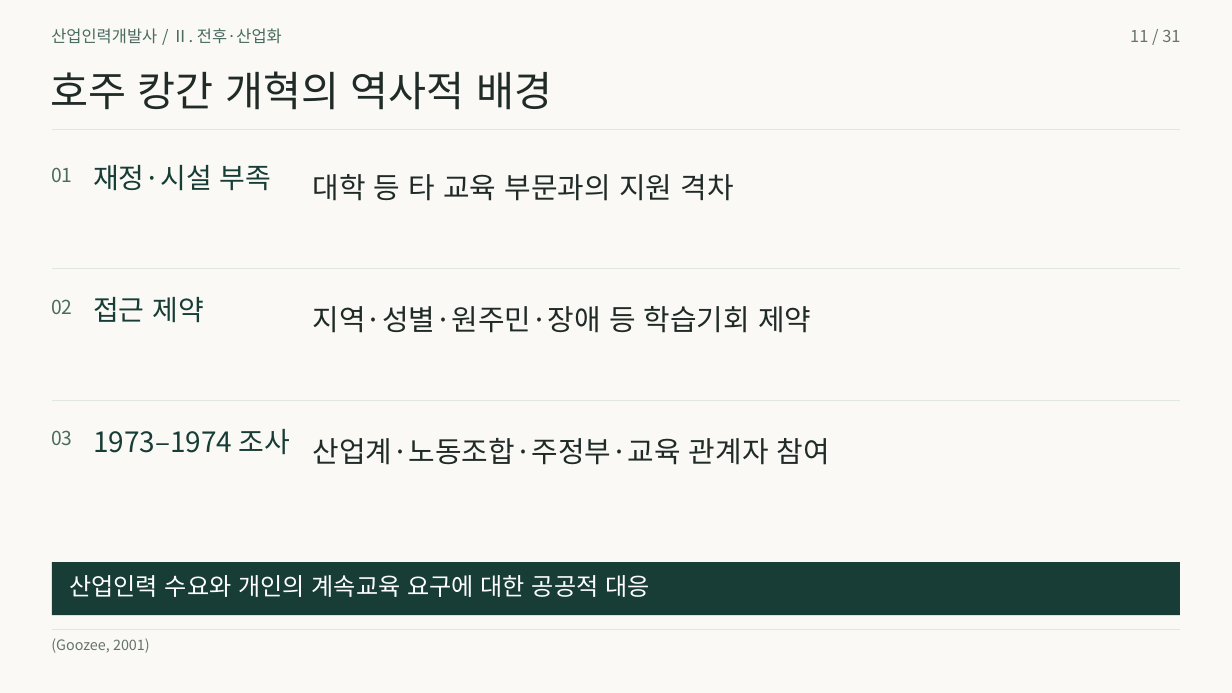
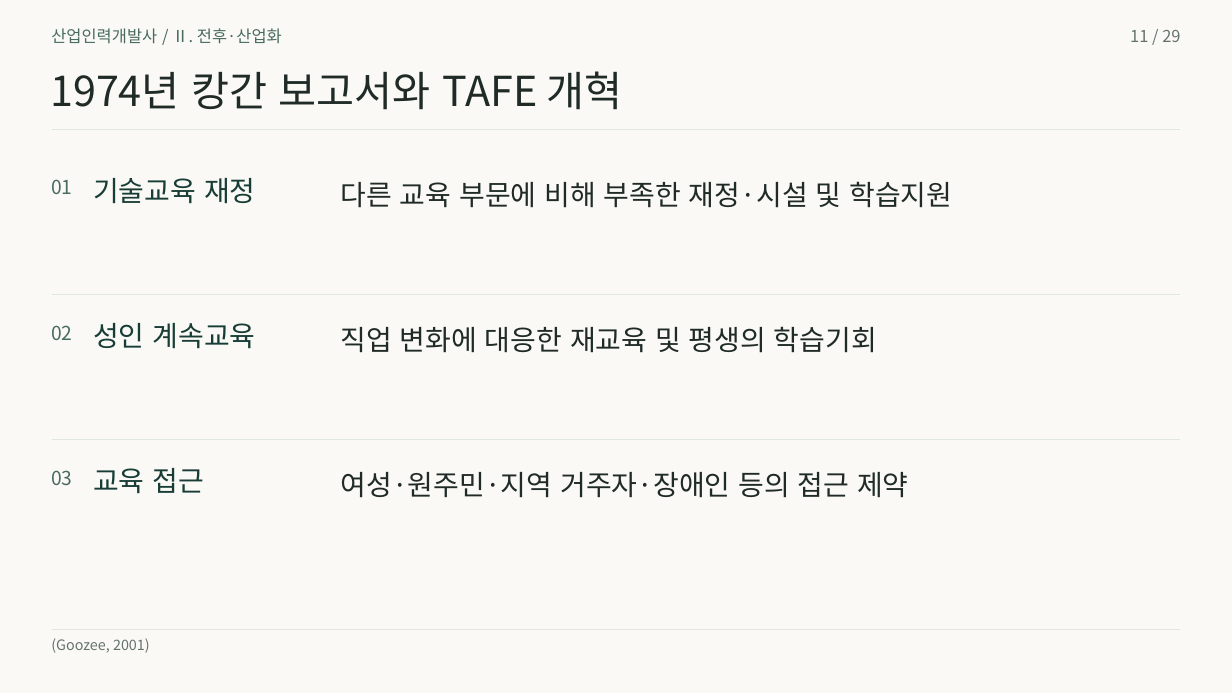
Before and after one commit to 01Chungee10/vet-history-rehearsal, a slide deck: slide 11 of au-cn-2026/presentation.pptx. Drawn at 1232x693 pixels with LibreOffice and Linux fonts; fonts in the diff are those of the drawing. Boxes give left, top, right and bottom in pixels: in the first picture for what was removed or moved away, otherwise in the second. Text is boxed around its words. In the diff, an @@ line names an element or a change of style, - is before the commit and + after.

```diff
--- a/au-cn-2026/presentation.pptx
+++ b/au-cn-2026/presentation.pptx
@@ text at [1130,30,1180,42]: text changed @@
-11 / 31
+11 / 29
@@ text at [50,71,623,110]: text changed @@
-호주 캉간 개혁의 역사적 배경
+1974년 캉간 보고서와 TAFE 개혁
@@ text "01": place and size @@
-text "01" at [51,167,72,182]
+text "01" at [51,179,72,194]
@@ text at [93,178,255,204]: text changed @@
-재정·시설 부족
+기술교육 재정
@@ text removed at [313,174,733,201] @@
-대학 등 타 교육 부문과의 지원 격차
@@ text added at [341,181,952,208], 21.8 pt, text #202B27 @@
+다른 교육 부문에 비해 부족한 재정·시설 및 학습지원
@@ freeform shape: place and size @@
-freeform shape at [52,269,1180,270]
+freeform shape at [52,295,1180,296]
@@ text removed at [93,297,204,323] @@
-접근 제약
@@ text "02": place and size @@
-text "02" at [51,299,72,314]
+text "02" at [51,325,72,340]
@@ text added at [93,323,256,349], 21.8 pt, text #173D36 @@
+성인 계속교육
@@ text removed at [313,306,811,333] @@
-지역·성별·원주민·장애 등 학습기회 제약
@@ text added at [341,326,877,353], 21.8 pt, text #202B27 @@
+직업 변화에 대응한 재교육 및 평생의 학습기회
@@ freeform shape: place and size @@
-freeform shape at [52,400,1180,401]
+freeform shape at [52,440,1180,441]
@@ text removed at [93,429,290,455] @@
-1973–1974 조사
@@ text removed at [313,438,830,465] @@
-산업계·노동조합·주정부·교육 관계자 참여
@@ text "03": place and size @@
-text "03" at [51,430,72,445]
+text "03" at [51,470,72,485]
@@ text added at [93,468,204,494], 21.8 pt, text #173D36 @@
+교육 접근
@@ text added at [341,472,908,498], 21.8 pt, text #202B27 @@
+여성·원주민·지역 거주자·장애인 등의 접근 제약
@@ rectangle removed at [52,562,1180,615] @@
@@ text removed at [69,575,649,597] @@
-산업인력 수요와 개인의 계속교육 요구에 대한 공공적 대응
```
Also in this commit, not shown: 25 other slides changed, 3 slides added, 5 slides removed, 35 other files.
